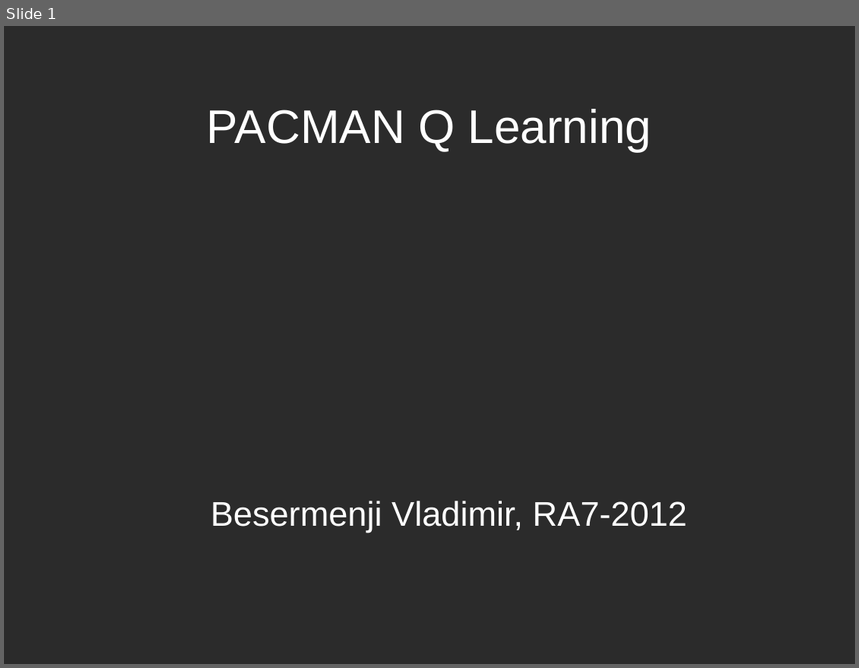
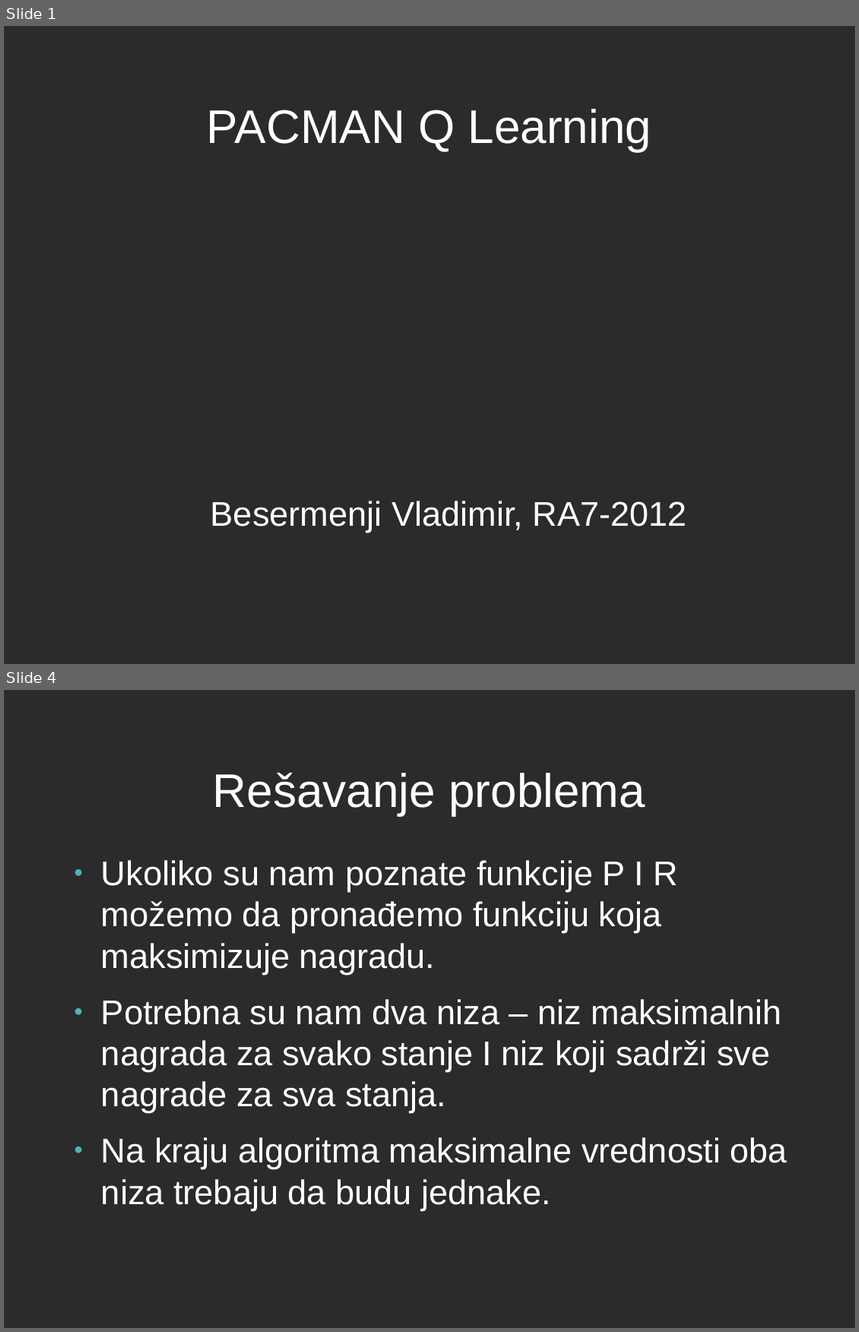
Before and after one commit to Besermenji/PacMan---Q-learning, a slide deck: Zavrsna prezentacija.odp. Shown one above the other, each under a label of ours: slide 1 before the commit, slides 1 and 4 after it; the slides between them are not shown. The pictures are 859x668 and 859x1332 pixels, drawn with LibreOffice and Linux fonts; fonts in the diff are those of the drawing; background and template pictures are left out; a plain dark background stands for a picture behind light text. Boxes give left, top, right and bottom in pixels: in the first picture for what was removed or moved away, otherwise in the second. Text is boxed around its words. In the diff, an @@ line names an element or a change of style, - is before the commit and + after.

```diff
--- a/Zavrsna prezentacija.odp
+++ b/Zavrsna prezentacija.odp
@@ slide 4 added at <box>4,690,855,1328</box>, background picture (left out) @@
@@ title added at <box>213,772,645,816</box>, 44 pt, text #FFFFFF @@
+Rešavanje problema
@@ text added at <box>101,860,788,1211</box>, 32 pt, text #FFFFFF @@
+● Ukoliko su nam poznate funkcije P I R možemo da pronađemo funkciju koja maksimizuje nagradu.
+● Potrebna su nam dva niza – niz maksimalnih nagrada za svako stanje I niz koji sadrži sve nagrade za sva stanja.
+● Na kraju algoritma maksimalne vrednosti oba niza trebaju da budu jednake.
```
Also in this commit, not shown: 1 slide changed, 5 other slides added, 1 other file.
